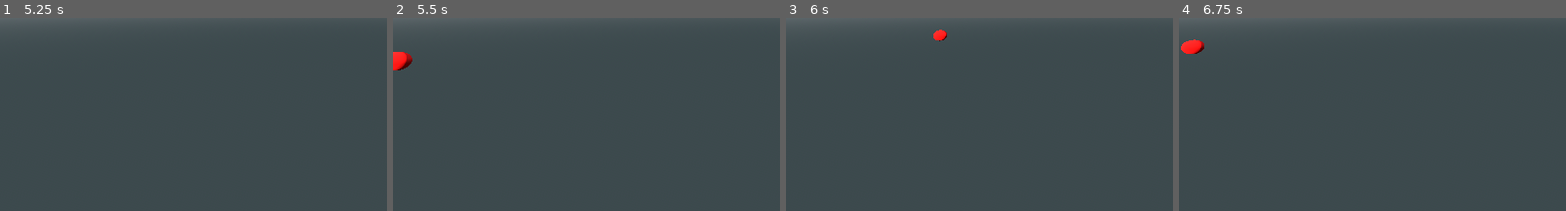
Above: before the commit, frames 1-4 (left to right).
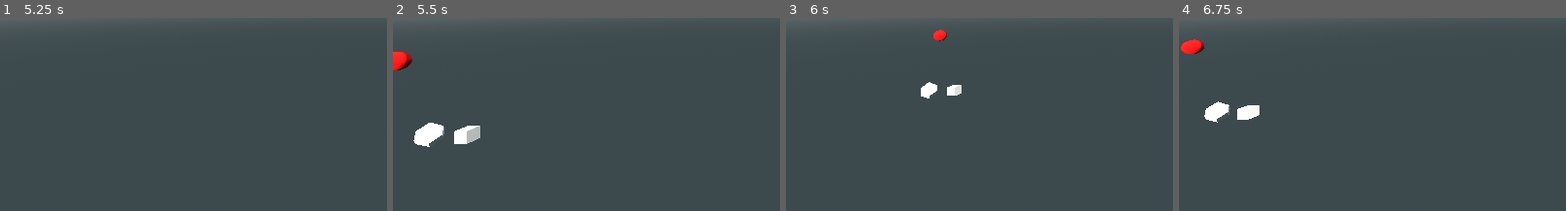
Above: after the commit, the same moments.

Repository: pixerhp/Hatchetflair
Game: Godot game, scene res://topscenes/gameplay_topscene.tscn
Two runs of this game, one before a commit and one after it. Both use one fixed random seed, a clock stepped at 60 frames per second and the inputs below.
Inputs (mouse positions are % of the whole screen's width and height, from its top left):
- Up to frame 1 (5.25 s): tap Enter at 0.5, 2, 3.5 s; move the mouse to (72, 38) at 0.52 s; hold D (move_right) 0.53-1.28 s; hold Shift (speed_faster) 0.53-1.28 s; click (72, 38) at 0.67 s; tap Space (move_jump_up) at 1.25, 2.75, 4.25 s; move the mouse to (30, 49) at 1.27 s; hold S (move_backwards) 1.28-2.03 s; tap Ctrl (speed_slower) at 1.35, 2.85, 4.35 s; move the mouse to (60, 19) at 2.02 s; hold D (move_right) 2.03-2.78 s; hold Shift (speed_faster) 2.03-2.78 s; move the mouse to (45, 66) at 2.77 s; hold W (move_forwards) 2.78-3.53 s; click (45, 66) at 2.92 s; move the mouse to (80, 61) at 3.52 s; hold Shift (speed_faster) 3.53-4.28 s; hold A (move_left) 3.53-5.03 s; move the mouse to (20, 27) at 4.27 s; move the mouse to (55, 44) at 5.02 s; hold S (move_backwards) from 5.03 s (still down); hold Shift (speed_faster) from 5.03 s (still down); click (55, 44) at 5.17 s
- Up to frame 2 (5.5 s): keep holding S (move_backwards); keep holding Shift (speed_faster)
- Up to frame 3 (6 s): move the mouse to (35, 16) at 5.77 s; release S (move_backwards) at 5.78 s; release Shift (speed_faster) at 5.78 s; hold D (move_right) from 5.78 s (still down); tap Ctrl (speed_slower) at 5.85 s
- Up to frame 4 (6.75 s): move the mouse to (72, 38) at 6.52 s; release D (move_right) at 6.53 s; hold W (move_forwards) from 6.53 s (still down); hold Shift (speed_faster) from 6.53 s (still down)
The pictures show only the part of the screen within x 0-50%, y 48-98%; the shares and areas given below are measured in that part.

Frame 1 is identical in both runs. In frame 2, 1.2% of the frame differs, in the area x 5-23%, y 54-67%; in frame 3, 0.4%; in frame 4, 0.8%.

Commit message:
Add tess_rhombdo verts data

Diff:
--- a/scripts/autoloaded/world_utils.gd
+++ b/scripts/autoloaded/world_utils.gd
@@ -5,6 +5,7 @@
 const TCHUNK_S: Vector3i = Vector3i(TCHUNK_L, TCHUNK_L, TCHUNK_L)
 const TCHUNK_HL: float = TCHUNK_L / 2.0
 const TCHUNK_HS: Vector3 = Vector3(TCHUNK_HL, TCHUNK_HL, TCHUNK_HL)
+const TCHUNK_HS2: Vector3 = Vector3(TCHUNK_HL - 0.5, TCHUNK_HL - 0.5, TCHUNK_HL - 0.5)
 
 const mesh_tess_cube_move: Array[Vector3i] = [
 	Vector3i(-1, 0, 0), Vector3i(1, 0, 0),
@@ -21,7 +22,7 @@
 	Vector3(1, 0, 0)-TCHUNK_HS,Vector3(1, 1, 0)-TCHUNK_HS,Vector3(0, 0, 0)-TCHUNK_HS,Vector3(0, 1, 0)-TCHUNK_HS,
 	Vector3(0, 0, 1)-TCHUNK_HS,Vector3(0, 1, 1)-TCHUNK_HS,Vector3(1, 0, 1)-TCHUNK_HS,Vector3(1, 1, 1)-TCHUNK_HS,
 ]
-# (Tesselated cube doesn't have norms because we can reuse indices 0-5 of 'move' for them.)
+# (Tesselated cube doesn't have norms because we can reuse index 0-5 of 'move' as them.)
 
 const mesh_tess_rhombdo_move: Array[Vector3i] = [
 	Vector3i(0, -1, -1), Vector3i(-1, 0, -1), Vector3i(1, 0, -1), Vector3i(0, 1, -1),
@@ -29,6 +30,32 @@
 	Vector3i(0, -1, 1), Vector3i(-1, 0, 1), Vector3i(1, 0, 1), Vector3i(0, 1, 1),
 ]
 const mesh_tess_rhombdo_verts: Array[Vector3] = [
+	Vector3(0, -1, 0) - TCHUNK_HS2, Vector3(0.5, -0.5, -0.5) - TCHUNK_HS2,
+		Vector3(-0.5, -0.5, -0.5) - TCHUNK_HS2, Vector3(0, 0, -1) - TCHUNK_HS2,
+	Vector3(0, 0, -1) - TCHUNK_HS2, Vector3(-0.5, 0.5, -0.5) - TCHUNK_HS2,
+		Vector3(-0.5, -0.5, -0.5) - TCHUNK_HS2, Vector3(-1, 0, 0) - TCHUNK_HS2,
+	Vector3(1, 0, 0) - TCHUNK_HS2, Vector3(0.5, 0.5, -0.5) - TCHUNK_HS2,
+		Vector3(0.5, -0.5, -0.5) - TCHUNK_HS2, Vector3(0, 0, -1) - TCHUNK_HS2,
+	Vector3(0, 0, -1) - TCHUNK_HS2, Vector3(0.5, 0.5, -0.5) - TCHUNK_HS2,
+		Vector3(-0.5, 0.5, -0.5) - TCHUNK_HS2, Vector3(0, 1, 0) - TCHUNK_HS2,
+
+	Vector3(0, -1, 0) - TCHUNK_HS2, Vector3(-0.5, -0.5, -0.5) - TCHUNK_HS2,
+		Vector3(-0.5, -0.5, 0.5) - TCHUNK_HS2, Vector3(-1, 0, 0) - TCHUNK_HS2,
+	Vector3(0, -1, 0) - TCHUNK_HS2, Vector3(0.5, -0.5, 0.5) - TCHUNK_HS2,
+		Vector3(0.5, -0.5, -0.5) - TCHUNK_HS2, Vector3(1, 0, 0) - TCHUNK_HS2,
+	Vector3(-1, 0, 0) - TCHUNK_HS2, Vector3(-0.5, 0.5, -0.5) - TCHUNK_HS2,
+		Vector3(-0.5, 0.5, 0.5) - TCHUNK_HS2, Vector3(0, 1, 0) - TCHUNK_HS2,
+	Vector3(1, 0, 0) - TCHUNK_HS2, Vector3(0.5, 0.5, 0.5) - TCHUNK_HS2,
+		Vector3(0.5, 0.5, -0.5) - TCHUNK_HS2, Vector3(0, 1, 0) - TCHUNK_HS2,
+
+	Vector3(0, -1, 0) - TCHUNK_HS2, Vector3(-0.5, -0.5, 0.5) - TCHUNK_HS2,
+		Vector3(0.5, -0.5, 0.5) - TCHUNK_HS2, Vector3(0, 0, 1) - TCHUNK_HS2,
+	Vector3(-1, 0, 0) - TCHUNK_HS2, Vector3(-0.5, 0.5, 0.5) - TCHUNK_HS2,
+		Vector3(-0.5, -0.5, 0.5) - TCHUNK_HS2, Vector3(0, 0, 1) - TCHUNK_HS2,
+	Vector3(0, 0, 1) - TCHUNK_HS2, Vector3(0.5, 0.5, 0.5) - TCHUNK_HS2,
+		Vector3(0.5, -0.5, 0.5) - TCHUNK_HS2, Vector3(1, 0, 0) - TCHUNK_HS2,
+	Vector3(0, 0, 1) - TCHUNK_HS2, Vector3(-0.5, 0.5, 0.5) - TCHUNK_HS2,
+		Vector3(0.5, 0.5, 0.5) - TCHUNK_HS2, Vector3(0, 1, 0) - TCHUNK_HS2,
 ]
 const mesh_tess_rhombdo_norms: Array[Vector3] = [
 	0.70710678 * Vector3(mesh_tess_rhombdo_move[0]),
@@ -46,6 +73,3 @@
 	0.70710678 * Vector3(mesh_tess_rhombdo_move[10]),
 	0.70710678 * Vector3(mesh_tess_rhombdo_move[11]),
 ]
-
-func _ready():
-	print(mesh_tess_rhombdo_norms)
--- a/scripts/tchunks_manager.gd
+++ b/scripts/tchunks_manager.gd
@@ -111,7 +111,23 @@
 		pos: Vector3i, tc_27: Array[TChunk],
 		verts_ref: PackedVector3Array, inds_ref: PackedInt32Array, norms_ref: PackedVector3Array,
 	):
-		pass
+		for i in range(12):
+			verts_ref.append_array([
+				WU.mesh_tess_rhombdo_verts[(i * 4)],
+				WU.mesh_tess_rhombdo_verts[(i * 4) + 1],
+				WU.mesh_tess_rhombdo_verts[(i * 4) + 2],
+				WU.mesh_tess_rhombdo_verts[(i * 4) + 3],
+			])
+			norms_ref.append_array([
+				WU.mesh_tess_rhombdo_norms[i],
+				WU.mesh_tess_rhombdo_norms[i],
+				WU.mesh_tess_rhombdo_norms[i],
+				WU.mesh_tess_rhombdo_norms[i],
+			])
+			inds_ref.append_array([
+				verts_ref.size()-4, verts_ref.size()-3, verts_ref.size()-2,
+				verts_ref.size()-3, verts_ref.size()-1, verts_ref.size()-2,
+			])
 
 func _init():
 	TChunk.blank_tc27.resize(27)
@@ -121,6 +137,7 @@
 	var test_chunk: TChunk = TChunk.new()
 	test_chunk.tile_shapes.fill(TILE_SHAPE.EMPTY)
 	test_chunk.tile_shapes[0] = TILE_SHAPE.TESS_RHOMBDO
+	test_chunk.tile_shapes[3] = TILE_SHAPE.TESS_CUBE
 	#test_chunk.randomize_tiles()
 	test_chunk.generate_mesh()
 	add_child(test_chunk.mesh_instance_node)
